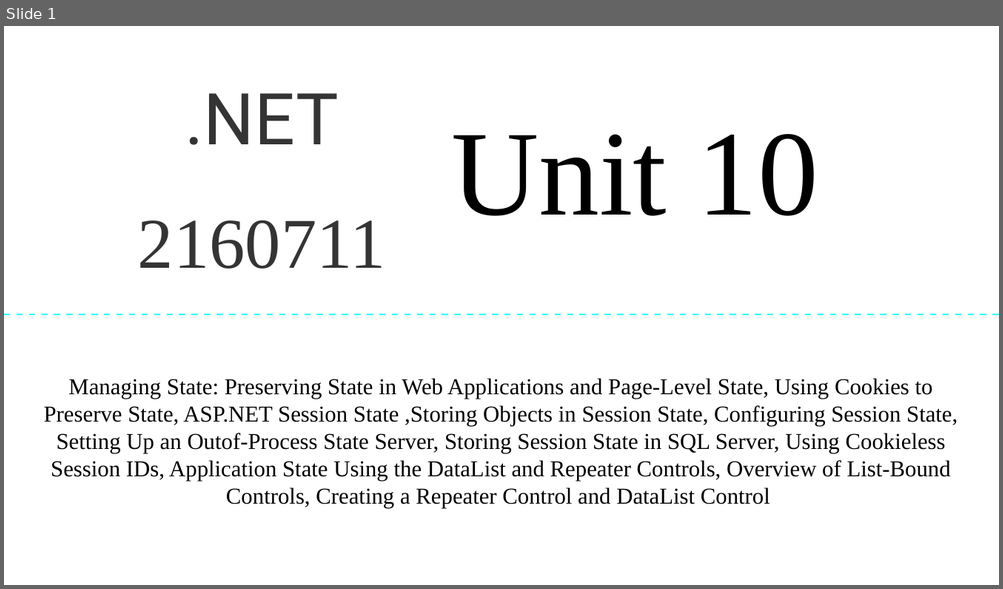
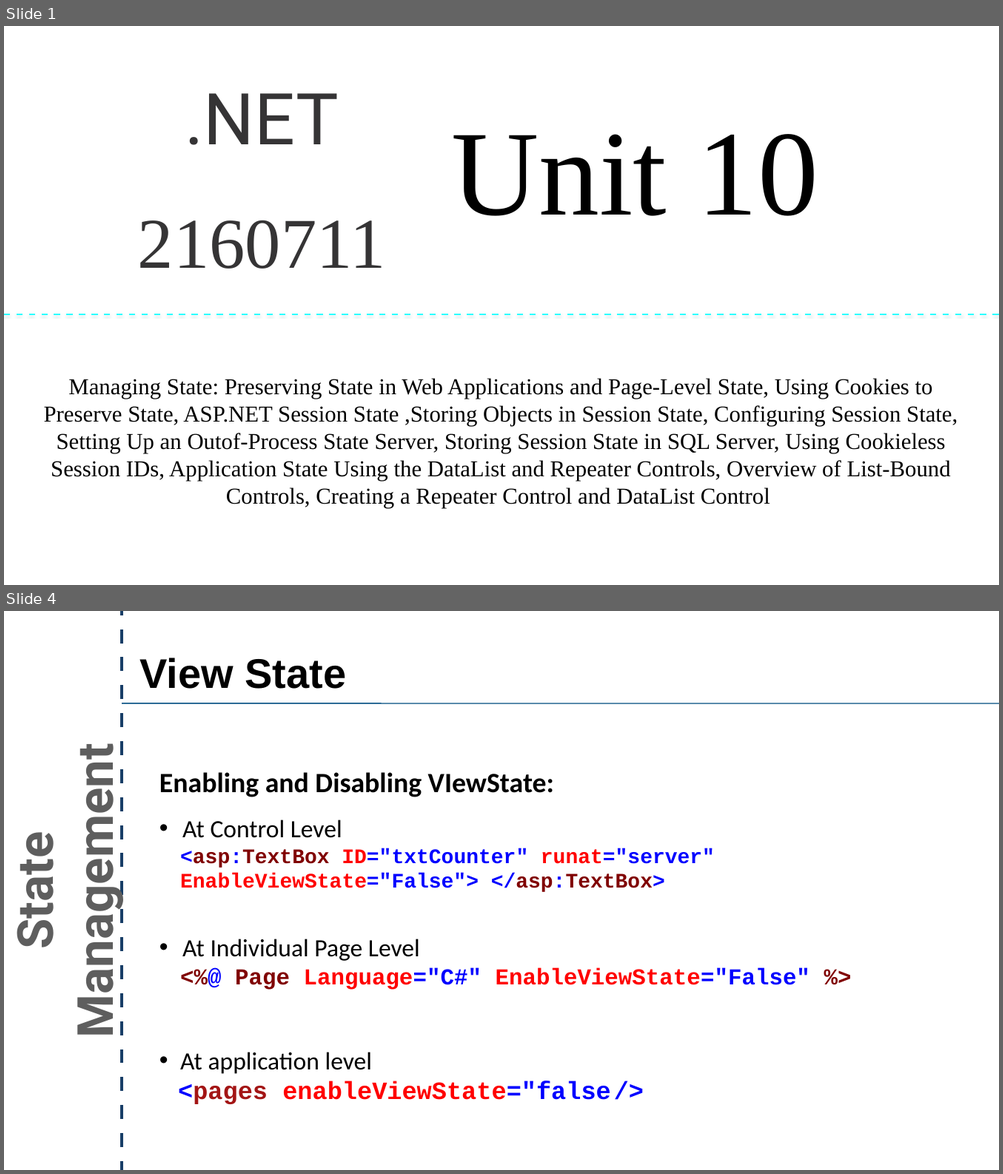
Before and after one commit to crpatel/DotNetMaterial, a slide deck: Unit 10.pptx. Shown one above the other, each under a label of ours: slide 1 before the commit, slides 1 and 4 after it; the slides between them are not shown. The pictures are 1003x589 and 1003x1174 pixels, drawn with LibreOffice and Linux fonts; fonts in the diff are those of the drawing. Boxes give left, top, right and bottom in pixels: in the first picture for what was removed or moved away, otherwise in the second. Text is boxed around its words. In the diff, an @@ line names an element or a change of style, - is before the commit and + after.

Commit message:
serverState Unit 10

```diff
--- a/Unit 10.pptx
+++ b/Unit 10.pptx
@@ slide 4 added at [4, 611, 999, 1170], background #FFFFFF @@
@@ line added from (122, 1170) to (122, 611), #183E67 4.5 pt @@
@@ text added at [139, 658, 346, 689], 80 pt, text #000000, bold @@
+View State
@@ line added from (122, 703) to (999, 703), #004D80 2 pt @@
@@ text added at [4, 772, 127, 1028], 96 pt, text #5E5E5E, bold @@
+State Management
@@ text added at [159, 772, 810, 1105], 48 pt, text #000000, bold @@
+Enabling and Disabling VIewState:
+• At Control Level
+<asp:TextBox ID="txtCounter" runat="server" EnableViewState="False"> </asp:TextBox>
+• At Individual Page Level
+<%@ Page Language="C#" EnableViewState="False" %>
+• At application level
+<pages enableViewState="false />
```
Also in this commit, not shown: 5 slides changed, 7 other slides added.
